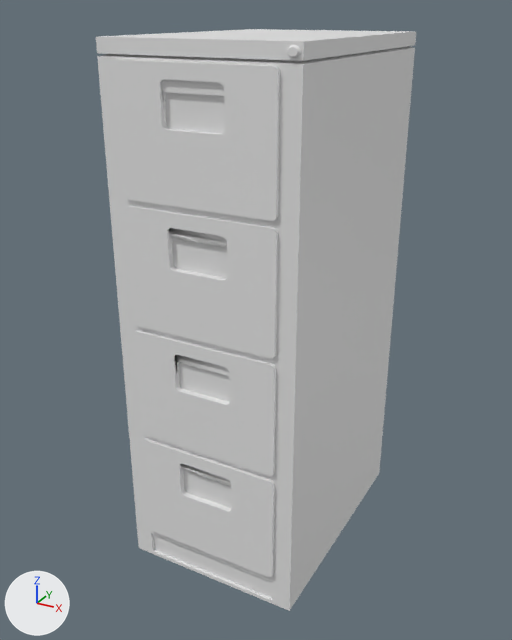
The FBX model Assets/Models/Environment/File Cabinet.fbx: old version first, new version second.
The view is the same before and after, from a camera (50 mm lens) standing at (0.789, -1.83, 1.352) and looking at (-0.022, -0.355, 0.614). Lighting does not change. The marker at lower left points along +X, +Y and +Z. Where no turn or scale is listed for an object, it has been applied to the vertices.

The first picture shows 'File Cabinet'.
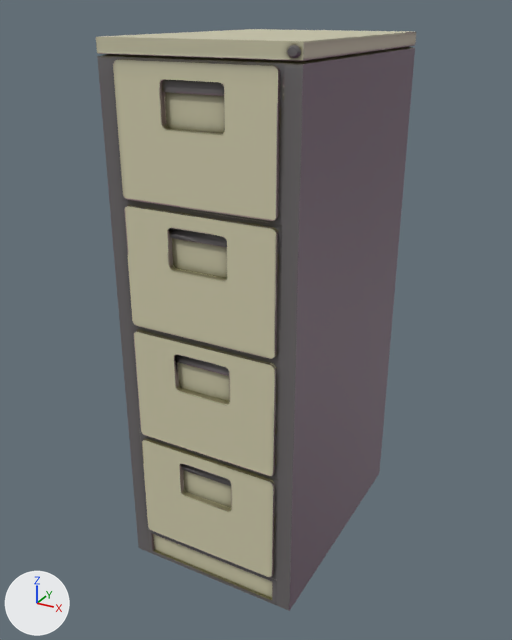
Changed parts and their boxes [x1, y1, x2, y2] in the pictures (512 x 640 px):
```json
{"object": "File Cabinet", "change": "surface changed", "before": [96, 29, 416, 611], "after": [96, 29, 416, 611]}
```

Scene script edits in JSON lines:
```json
{"op": "add", "block": "img_file_cabinet_file_cabinet_diffuse_png", "code": ["img_file_cabinet_file_cabinet_diffuse_png = load_image('File Cabinet_File Cabinet_Diffuse.png', 'Materials/File Cabinet_File Cabinet_Diffuse.png', 512, 512, 'sRGB')"]}
{"op": "add", "block": "img_file_cabinet_file_cabinet_normal_png", "code": ["img_file_cabinet_file_cabinet_normal_png = load_image('File Cabinet_File Cabinet_Normal.png', 'Materials/File Cabinet_File Cabinet_Normal.png', 512, 512, 'Non-Color')"]}
{"op": "add", "block": "mat_file_cabinet", "code": "n2 = _N.new('ShaderNodeTexImage'); n2.name = 'Image Texture'"}
{"op": "add", "block": "mat_file_cabinet", "code": "n2.image = img_file_cabinet_file_cabinet_diffuse_png"}
{"op": "add", "block": "mat_file_cabinet", "code": "n3 = _N.new('ShaderNodeTexImage'); n3.name = 'Image Texture.001'"}
{"op": "add", "block": "mat_file_cabinet", "code": "n3.image = img_file_cabinet_file_cabinet_normal_png"}
{"op": "add", "block": "mat_file_cabinet", "code": "n4 = _N.new('ShaderNodeNormalMap'); n4.name = 'Normal Map'"}
{"block": "mat_file_cabinet", "where": "n0 = _N.new('ShaderNodeBsdfPrincipled'); n0.name = 'Principled BSDF'"}
{"op": "add", "block": "mat_file_cabinet", "code": "_L.new(n2.outputs[0], n0.inputs[0])  # 'Color' to 'Base Color'"}
{"op": "add", "block": "mat_file_cabinet", "code": "_L.new(n3.outputs[0], n4.inputs[1])  # 'Color' to 'Color'"}
{"op": "add", "block": "mat_file_cabinet", "code": "_L.new(n4.outputs[0], n0.inputs[5])  # 'Normal' to 'Normal'"}
```
